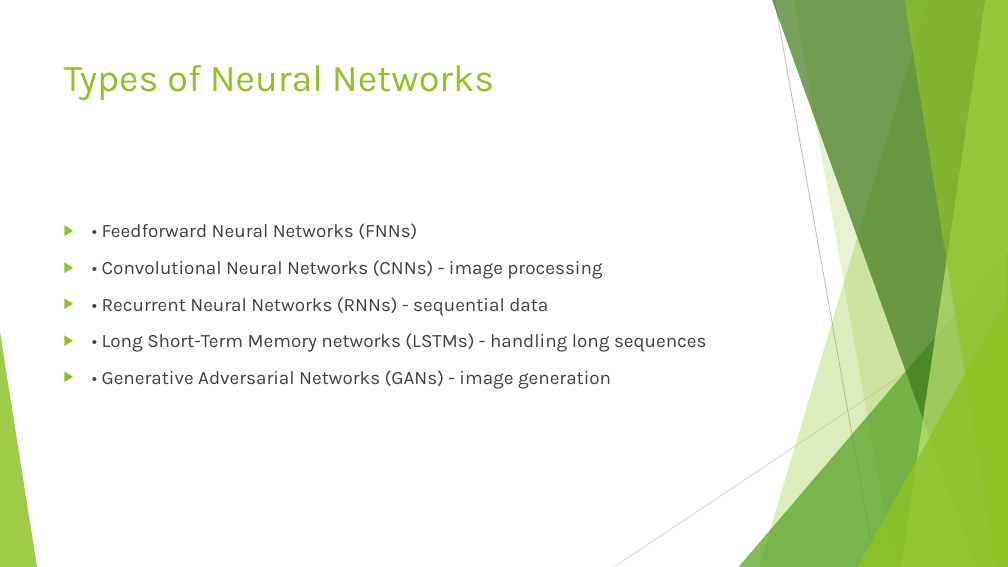
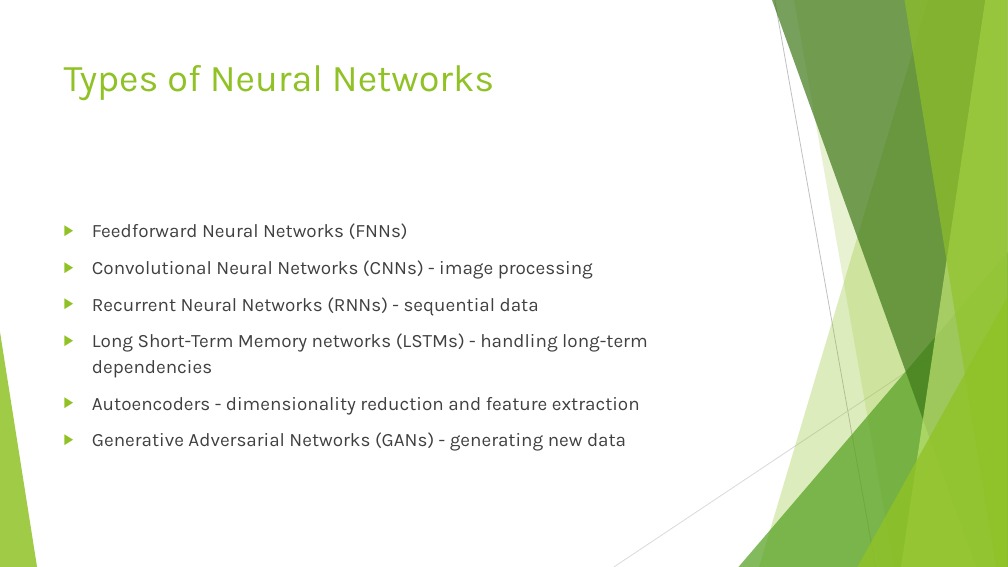
Before and after one commit to shubhamb025/Pdf_to_presentation_GenAI, a slide deck: slide 8 of output/topic_neural_networks.pptx (slide 7 before the commit). Drawn at 1008x567 pixels with LibreOffice and Linux fonts; fonts in the diff are those of the drawing. Boxes give left, top, right and bottom in pixels: in the first picture for what was removed or moved away, otherwise in the second. Text is boxed around its words. In the diff, an @@ line names an element or a change of style, - is before the commit and + after.

```diff
--- a/output/topic_neural_networks.pptx
+++ b/output/topic_neural_networks.pptx
@@ text at <box>92,223,648,451</box>: text changed @@
-▶ • Feedforward Neural Networks (FNNs)
-▶ • Convolutional Neural Networks (CNNs) - image processing
-▶ • Recurrent Neural Networks (RNNs) - sequential data
-▶ • Long Short-Term Memory networks (LSTMs) - handling long sequences
-▶ • Generative Adversarial Networks (GANs) - image generation
+▶ Feedforward Neural Networks (FNNs)
+▶ Convolutional Neural Networks (CNNs) - image processing
+▶ Recurrent Neural Networks (RNNs) - sequential data
+▶ Long Short-Term Memory networks (LSTMs) - handling long-term dependencies
+▶ Autoencoders - dimensionality reduction and feature extraction
+▶ Generative Adversarial Networks (GANs) - generating new data
```
Also in this commit, not shown: 7 other slides changed, 11 slides added, 3 slides removed, 11 other files.
